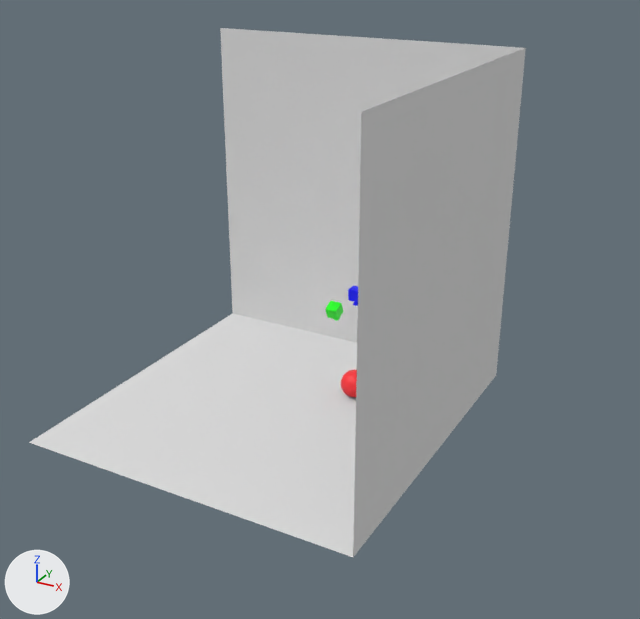
What one commit did to the Blender file fringe_projection.blend.
One viewpoint serves both versions: a camera (50 mm lens) standing at (13.63, -5.84, 3.95) and looking at (10.49, -0.12, 1.09). Every picture has the same lights, and +X, +Y and +Z are marked at lower left. The picture after the commit comes second.

Objects in the first picture: 'Stage' and 3 more.
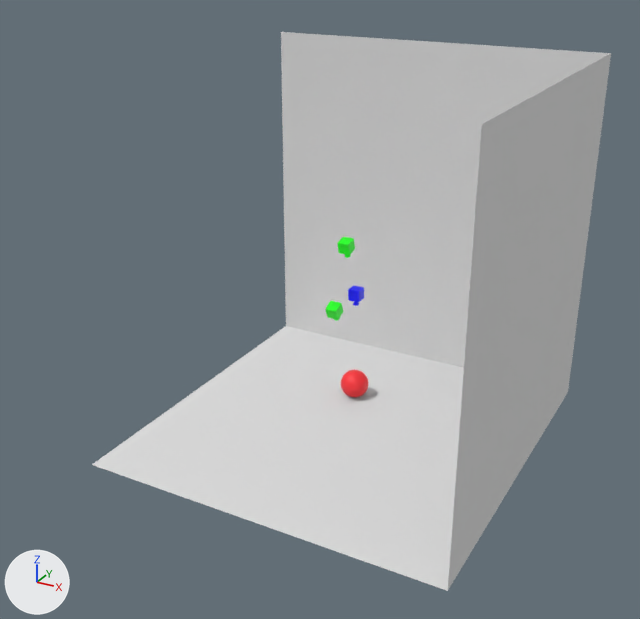
Changed parts and their boxes (x1, y1, x2, y2) in the pictures (640 x 619 px):
```json
{"object": "Stage", "change": "moved", "before": [29, 28, 526, 557], "after": [92, 32, 611, 591]}
{"object": "Camera2", "change": "added", "after": [338, 237, 355, 258]}
```

The change, as JSON lines over the scene's bpy script:
```json
{"op": "add", "block": "mat_cameramaterial_006", "code": ["mat_cameramaterial_006 = principled_material('CameraMaterial.006')", "mat_cameramaterial_006.base_color = (0.0, 1.0, 0.0)  # green #00ff00"]}
{"op": "add", "block": "me_camera2mesh", "code": ["me_camera2mesh = bpy.data.meshes.new('Camera2Mesh')", "me_camera2mesh.from_pydata(...)  # 72 vertices, 40 faces; spans x -0.05..0.05, y -0.05..0.1, z -0.05..0.05", "me_camera2mesh.materials.append(mat_cameramaterial_006)  # green #00ff00"]}
{"op": "set", "path": "ob_stage.location", "old": "(10.0, 0.0, 1.5)", "new": "(10.68, 0.0, 1.5)"}
{"op": "add", "block": "ob_camera2", "code": ["ob_camera2 = bpy.data.objects.new('Camera2', me_camera2mesh)", "ob_camera2.location = (10.5, 0.3, 1.5)", "ob_camera2.rotation_euler = (-1.309, 0.0, 0.0)  # degrees (-75, 0, 0)", "ob_camera2.visible_shadow = False"]}
```
